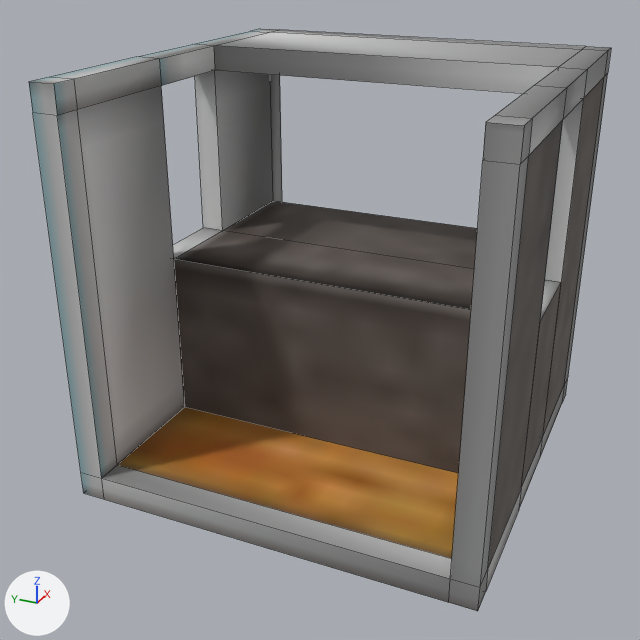
A saved change to the OBJ model src/main/resources/assets/factorytech/models/block/saw.obj.
Rendered twice from a 50 mm lens placed at (-1.426, -1.285, 1.306), pointed at (0.421, -0.454, 0.383). Lighting does not change. The marker at lower left points along +X, +Y and +Z. Mesh edges are drawn as thin lines. Where no turn or scale is listed for an object, it has been applied to the vertices. Vertices at the same position are counted once.
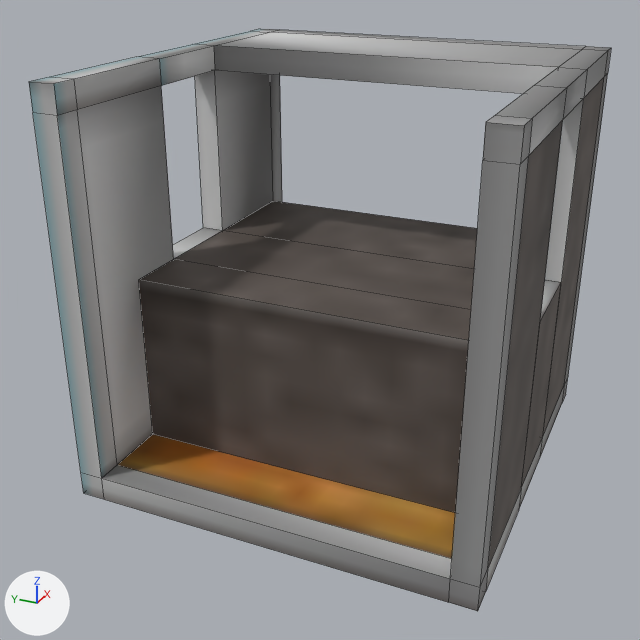
Edits to the bpy script that builds the scene:
```text
Change me_cube:
    used by ob_cube; location = (0.0, 0.0, 0.0)
    verts and faces of me_cube; kept vertices keep their numbers, new ones are numbered from 106
    before: 2 (0.375, -0.937, 0.5), 3 (0.375, -0.062, 0.5) at pixel (173, 259), 6 (0.375, -0.938, 0.063), 9 (0.375, -0.062, 0.063) at pixel (184, 407)
    remove me_cube.from_pydata(...)  # 106 vertices, 117 faces; spans x 0.0..1.0, y -1.0..0.0, z 0.0..1.0
    add me_cube.from_pydata(...)  # 110 vertices, 121 faces; spans x 0.0..1.0, y -1.0..0.0, z 0.0..1.0
    me_cube part 1
    add delete_faces([(2, 3, 9, 6)])
    add for new, old in zip([*range(106, 110)], [2, 3, 6, 9]): verts[new] = verts[old] + (-0.156, 0.0, 0.0)
    add faces += [(3, 9, 109, 107), (106, 107, 109, 108), (6, 108, 109, 9), (2, 3, 107, 106), (2, 106, 108, 6)]
    me_cube part 2: 2 kept faces spanning x 0.375..0.938, y -0.937..-0.062, z 0.5 get new texture (UV) coordinates
```

Boxes (x1, y1, x2, y2) around the edits, measured in the pictures (640 x 640 px):
part 1 of me_cube, built on: before (174, 259, 471, 473); after (139, 259, 471, 513)
part 2 of me_cube, surface changed (black to grey): (175, 221, 474, 310) in both
